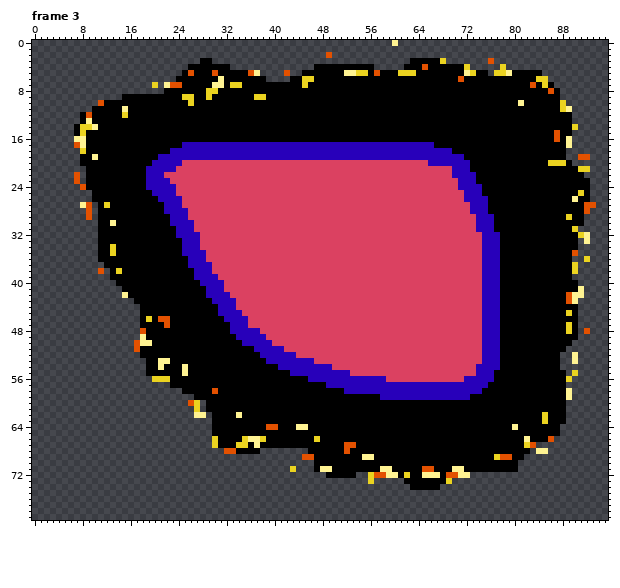
Pixel-art file, stored at Assets/Raw/Sprites/Enemies/Boss4/PhaseSwitch/Left_1.aseprite. This is how it looked before the edit.
96x80 pixels, 8 frames. Shown: frame 3. The commit also changed other frames, which this record leaves out.
The result:
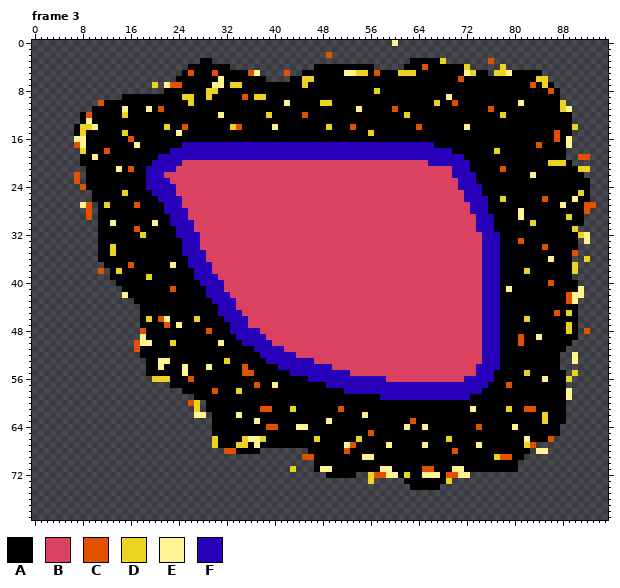
Palette (. is transparent): A #000000  B #db4161  C #e35100  D #ebd320  E #fff392  F #2800ba
The exact change:
Changed rows in their new state; - is an unchanged pixel.
Frame 3, layer "Base":
first column x 12:
 8 ---------------------------------------------D-------------------------------
 9 -----------------------C---------------------------------E-------------------
10 ------------------------------E-----DD-----------------D--C------------------
11 -------E-C--------------------------------E-----C---------------C------------
12 -------------------E-------D-----C----------------D---------------D----------
14 ----------D--C-------DC-----E--------D---C----------C-------E----------------
15 ---D--------E-------------------------------D--------------------------------
16 ----C------------------------------------------------------------------------
17 -----E------------------------------------------------------------------C----
18 C----------------------------------------------------------------D-----------
21 --E-C-------------------------------------------------------------C----------
22 -----------------------------------------------------------------------E-----
25 ---D-------------------------------------------------------------------------
26 ------------------------------------------------------------------D------C---
27 -----C----------------------------------------------------------------------E
28 ---------------------------------------------------------------------E-------
29 ---------------------------------------------------------------------E-------
30 --------E--------------------------------------------------------------D-----
31 -----C-----------------------------------------------------------------------
32 ------D----------------------------------------------------------------------
33 ---------------------------------------------------------------------C-------
34 -------------------------------------------------------------------------C---
36 --------------------------------------------------------------------------E--
37 ----C------E-----------------------------------------------------------------
38 ----------------------------------------------------------------------D------
39 -------D---------------------------------------------------------------------
40 --------------------------------------------------------------------------C--
41 -----------C-------------------------------------------------------E---------
first column x 22:
45 -----------------------------------------------------------------C
46 E----D------------------------------------------------------D-----
47 --E---------------------------------------------------------------
48 -------C----------------------------------------------------------
49 -----------------------------------------------------------C--E---
50 -D-------E-------------------------------------------------C------
53 ----------D-------------------------------------------------------
54 -------E-----C----------------------------------------------------
55 -------------CC---------------------------------------------D-----
56 ----C----------------------------------------------------------E--
57 ---------------C--E--------------------------------------C--------
58 ------------D-----------------------------------------------------
61 ----------------CC---D-------C---------------------E-----D--CC----
62 ---------------------------------E--------------------------------
63 ---------------E-----------E-------------C------------------------
64 ----------------------------------------E--E--------C-------------
65 ----------------------------------C-------------------------------
66 --------------------------------D--------------D------------------
67 ------------------------------E------E-----E--------E-------------
68 ------------------------------------------------C-----------------
